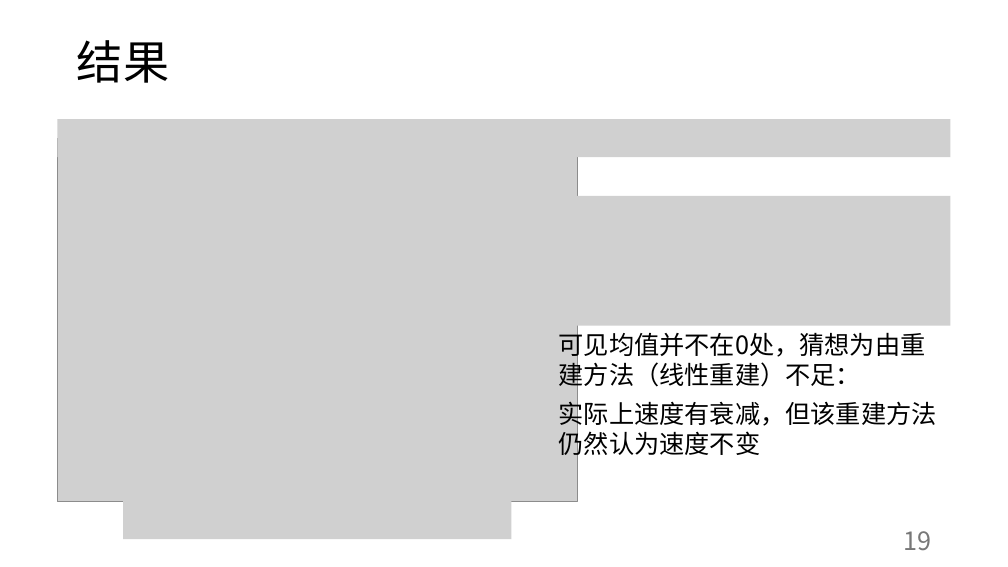
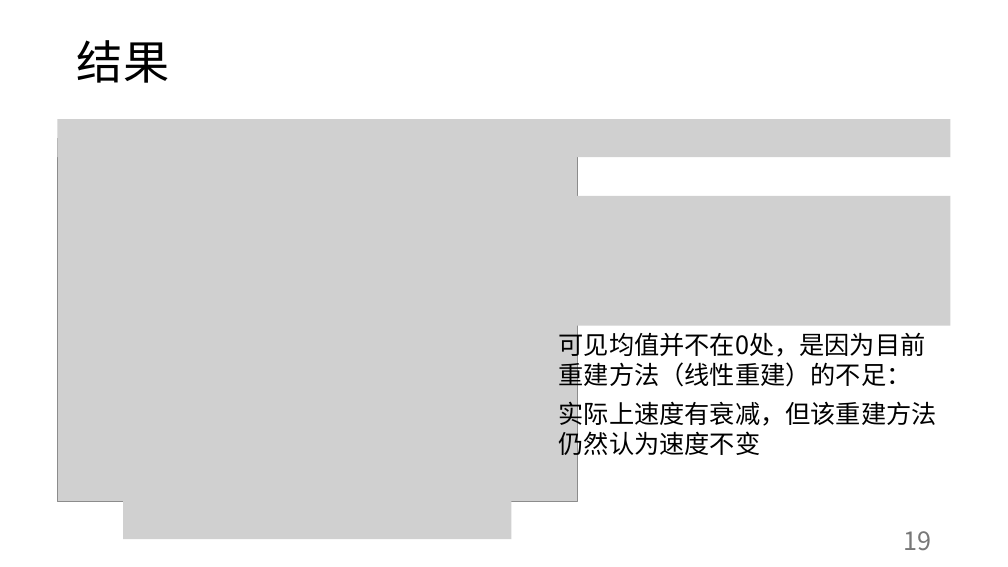
Before and after one commit to abwuge/capstoneProject, a slide deck: slide 19 of presentation/Stage：零磁场垂直入射线性重建.pptx. Drawn at 1008x567 pixels with LibreOffice and Linux fonts; fonts in the diff are those of the drawing; grey boxes stand for pictures. Boxes give left, top, right and bottom in pixels: in the first picture for what was removed or moved away, otherwise in the second. Text is boxed around its words. In the diff, an @@ line names an element or a change of style, - is before the commit and + after.

```diff
--- a/presentation/Stage：零磁场垂直入射线性重建.pptx
+++ b/presentation/Stage：零磁场垂直入射线性重建.pptx
@@ text at [559, 328, 926, 392]: text changed @@
-可见均值并不在0处，猜想为由重建方法（线性重建）不足：
+可见均值并不在0处，是因为目前重建方法（线性重建）的不足：
```
Also in this commit, not shown: 13 other slides changed, 6 slides added.
